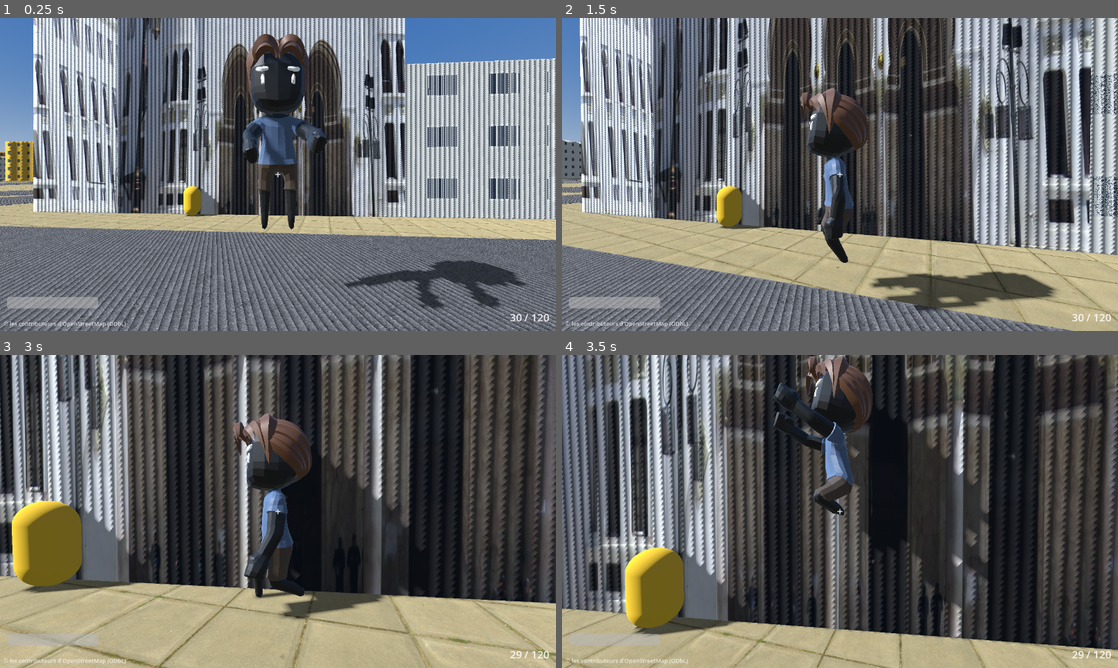
Above: before the commit, frames 1-4 (two rows, left to right).
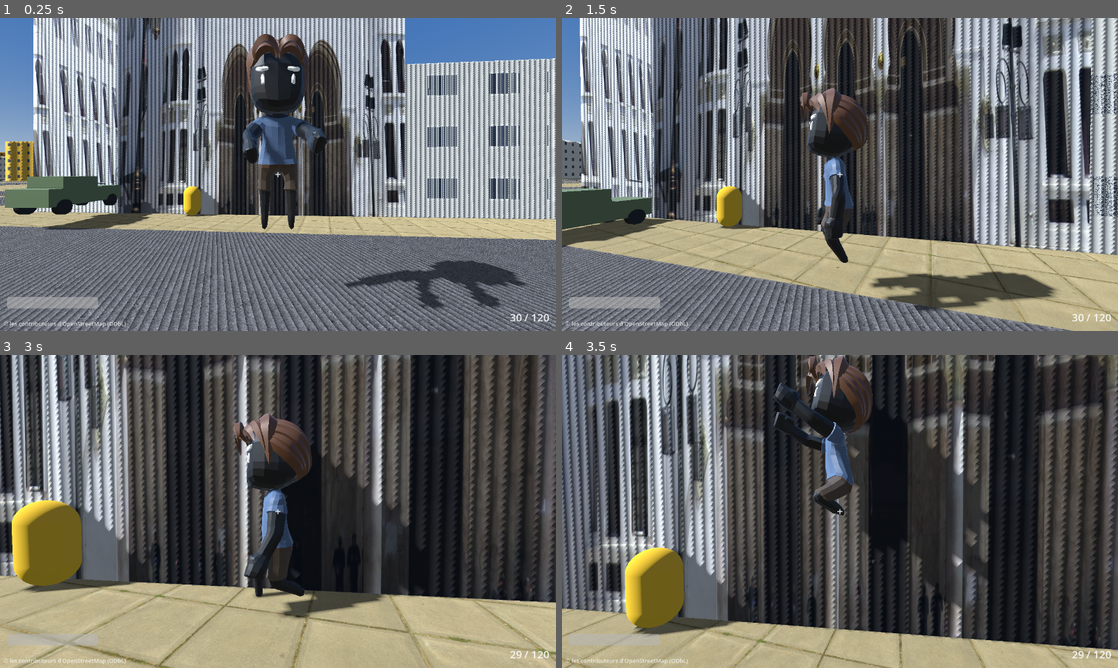
Above: after the commit, the same moments.

Repository: LogixSolutions94/GTDZ
Game: Godot game, scene res://scenes/city_test.tscn
The game is run twice, just before and just after one commit, with the same random seed, the same clock (stepped at 60 frames per second) and the same inputs.
Inputs (mouse positions are in pixels of both pictures, inside the frame that each line leads up to):
- Up to frame 1 (0.25 s): no input
- Up to frame 2 (1.5 s): move the mouse to (867, 174) at 0.52 s; hold E (interact, bound only after the commit) 0.53-1.28 s; hold W (move_forward) from 0.53 s (still down); tap Space (jump) at 0.77, 0.8, 1.07, 1.35 s; move the mouse to (812, 174) at 1.27 s
- Up to frame 3 (3 s): keep holding W (move_forward); tap Space (jump) at 1.52, 1.82, 2.3 s; tap E (interact, bound only after the commit) at 1.55 s; move the mouse to (289, 505) at 2.02 s; hold Right mouse button (aim) 2.03-2.78 s; move the mouse to (272, 517) at 2.77 s; click (272, 517) at 2.85 s
- Up to frame 4 (3.5 s): keep holding W (move_forward); tap Space (jump) at 3.02, 3.32 s; tap E (interact, bound only after the commit) at 3.05 s

The runs differ from the first frame. In frame 1, 2.4% of the frame differs, in the area x 0-29%, y 50-68%; in frame 2, 2.4%; in frame 3, 3.2%, in the area x 0-100%, y 0-100%; in frame 4, 0.2%.

Commit message:
Vehicule conduisible : jeep VehicleBody3D adaptee du template MIT de bukkbeek
- systems/vehicle.gd : conduite (ZQSD, Espace = frein), E pour monter/descendre,
  camera embarquee libre a la souris, sortie sur Marker3D, collision joueur
  neutralisee pendant la conduite. Adapte de bukkbeek/GodotFPS-Template (MIT),
  autoload Global remplace par le groupe player, inputs remappes
- scenes/vehicles/jeep.tscn : jeep low-poly (4 VehicleWheel3D, suspension),
  garee place de la Grande Poste
- Input interact (E physique) ; CREDITS.md : bukkbeek, Kenney, chafmere
- Verifie par capture in-game (jeep posee sur ses roues, zero erreur)

Co-Authored-By: Claude Fable 5 <noreply@anthropic.com>

Diff:
--- a/game/project.godot
+++ b/game/project.godot
@@ -70,6 +70,11 @@
 "events": [Object(InputEventKey,"resource_local_to_scene":false,"resource_name":"","device":-1,"window_id":0,"alt_press …(190 unchanged characters)…
 ]
 }
+interact={
+"deadzone": 0.2,
+"events": [Object(InputEventKey,"resource_local_to_scene":false,"resource_name":"","device":-1,"window_id":0,"alt_pressed":false,"shift_pressed":false,"ctrl_pressed":false,"meta_pressed":false,"pressed":false,"keycode":0,"physical_keycode":69,"key_label":0,"unicode":0,"location":0,"echo":false,"script":null)
+]
+}
 
 [rendering]
 
--- a/game/scenes/city_test.tscn
+++ b/game/scenes/city_test.tscn
@@ -6,6 +6,7 @@
 [ext_resource type="Texture2D" path="res://assets/textures/paving.jpg" id="4_paving"]
 [ext_resource type="PackedScene" path="res://scenes/ui/hud.tscn" id="5_hud"]
 [ext_resource type="PackedScene" path="res://scenes/enemies/target_dummy.tscn" id="6_dummy"]
+[ext_resource type="PackedScene" path="res://scenes/vehicles/jeep.tscn" id="7_jeep"]
 
 [sub_resource type="ProceduralSkyMaterial" id="SkyMat"]
 sky_top_color = Color(0.25, 0.45, 0.72, 1)
@@ -66,6 +67,9 @@
 [node name="Dummy3" parent="." instance=ExtResource("6_dummy")]
 transform = Transform3D(1, 0, 0, 0, 1, 0, 0, 0, 1, 408, 0, 88)
 
+[node name="Jeep" parent="." instance=ExtResource("7_jeep")]
+transform = Transform3D(-0.224, 0, 0.974, 0, 1, 0, -0.974, 0, -0.224, 424, 1, 91)
+
 [node name="HUD" type="CanvasLayer" parent="."]
 
 [node name="OsmCredit" type="Label" parent="HUD"]
--- /dev/null
+++ b/game/scenes/vehicles/jeep.tscn
@@ -0,0 +1,110 @@
+[gd_scene load_steps=9 format=3]
+
+[ext_resource type="Script" path="res://scripts/systems/vehicle.gd" id="1_vehicle"]
+
+[sub_resource type="StandardMaterial3D" id="BodyMat"]
+albedo_color = Color(0.35, 0.42, 0.3, 1)
+roughness = 0.7
+
+[sub_resource type="StandardMaterial3D" id="WheelMat"]
+albedo_color = Color(0.12, 0.12, 0.12, 1)
+roughness = 0.9
+
+[sub_resource type="BoxShape3D" id="ChassisShape"]
+size = Vector3(1.9, 0.9, 4.2)
+
+[sub_resource type="BoxMesh" id="BodyMesh"]
+size = Vector3(1.9, 0.8, 4)
+
+[sub_resource type="BoxMesh" id="CabinMesh"]
+size = Vector3(1.7, 0.6, 1.8)
+
+[sub_resource type="CylinderMesh" id="WheelMesh"]
+top_radius = 0.35
+bottom_radius = 0.35
+height = 0.26
+
+[sub_resource type="BoxShape3D" id="DoorShape"]
+size = Vector3(4.4, 2.2, 5.6)
+
+[node name="Jeep" type="VehicleBody3D"]
+mass = 800.0
+script = ExtResource("1_vehicle")
+
+[node name="CollisionShape3D" type="CollisionShape3D" parent="."]
+transform = Transform3D(1, 0, 0, 0, 1, 0, 0, 0, 1, 0, 0.7, 0)
+shape = SubResource("ChassisShape")
+
+[node name="Body" type="MeshInstance3D" parent="."]
+transform = Transform3D(1, 0, 0, 0, 1, 0, 0, 0, 1, 0, 0.75, 0)
+mesh = SubResource("BodyMesh")
+material_override = SubResource("BodyMat")
+
+[node name="Cabin" type="MeshInstance3D" parent="."]
+transform = Transform3D(1, 0, 0, 0, 1, 0, 0, 0, 1, 0, 1.4, 0.4)
+mesh = SubResource("CabinMesh")
+material_override = SubResource("BodyMat")
+
+[node name="WheelFL" type="VehicleWheel3D" parent="."]
+transform = Transform3D(1, 0, 0, 0, 1, 0, 0, 0, 1, 0.85, 0.45, -1.35)
+use_as_steering = true
+wheel_radius = 0.35
+suspension_travel = 0.2
+suspension_stiffness = 45.0
+
+[node name="Mesh" type="MeshInstance3D" parent="WheelFL"]
+transform = Transform3D(0, -1, 0, 1, 0, 0, 0, 0, 1, 0, 0, 0)
+mesh = SubResource("WheelMesh")
+material_override = SubResource("WheelMat")
+
+[node name="WheelFR" type="VehicleWheel3D" parent="."]
+transform = Transform3D(1, 0, 0, 0, 1, 0, 0, 0, 1, -0.85, 0.45, -1.35)
+use_as_steering = true
+wheel_radius = 0.35
+suspension_travel = 0.2
+suspension_stiffness = 45.0
+
+[node name="Mesh" type="MeshInstance3D" parent="WheelFR"]
+transform = Transform3D(0, -1, 0, 1, 0, 0, 0, 0, 1, 0, 0, 0)
+mesh = SubResource("WheelMesh")
+material_override = SubResource("WheelMat")
+
+[node name="WheelRL" type="VehicleWheel3D" parent="."]
+transform = Transform3D(1, 0, 0, 0, 1, 0, 0, 0, 1, 0.85, 0.45, 1.35)
+use_as_traction = true
+wheel_radius = 0.35
+suspension_travel = 0.2
+suspension_stiffness = 45.0
+
+[node name="Mesh" type="MeshInstance3D" parent="WheelRL"]
+transform = Transform3D(0, -1, 0, 1, 0, 0, 0, 0, 1, 0, 0, 0)
+mesh = SubResource("WheelMesh")
+material_override = SubResource("WheelMat")
+
+[node name="WheelRR" type="VehicleWheel3D" parent="."]
+transform = Transform3D(1, 0, 0, 0, 1, 0, 0, 0, 1, -0.85, 0.45, 1.35)
+use_as_traction = true
+wheel_radius = 0.35
+suspension_travel = 0.2
+suspension_stiffness = 45.0
+
+[node name="Mesh" type="MeshInstance3D" parent="WheelRR"]
+transform = Transform3D(0, -1, 0, 1, 0, 0, 0, 0, 1, 0, 0, 0)
+mesh = SubResource("WheelMesh")
+material_override = SubResource("WheelMat")
+
+[node name="Camera3D" type="Camera3D" parent="."]
+transform = Transform3D(1, 0, 0, 0, 1, 0, 0, 0, 1, 0, 2.2, 5.5)
+far = 600.0
+
+[node name="PlayerExit" type="Marker3D" parent="."]
+transform = Transform3D(1, 0, 0, 0, 1, 0, 0, 0, 1, 1.8, 0.4, 0)
+
+[node name="DoorArea" type="Area3D" parent="."]
+
+[node name="CollisionShape3D" type="CollisionShape3D" parent="DoorArea"]
+transform = Transform3D(1, 0, 0, 0, 1, 0, 0, 0, 1, 0, 1, 0)
+shape = SubResource("DoorShape")
+
+[connection signal="body_entered" from="DoorArea" to="." method="_on_door_area_body_entered"]
+[connection signal="body_exited" from="DoorArea" to="." method="_on_door_area_body_exited"]
--- /dev/null
+++ b/game/scripts/systems/vehicle.gd
@@ -0,0 +1,109 @@
+extends VehicleBody3D
+## Véhicule conduisible : E pour monter/descendre, ZQSD pour conduire,
+## Espace = frein, souris = regard libre.
+## Adapté de resources/vehicle/vehicle.gd du GodotFPS-Template de bukkbeek
+## (MIT, https://github.com/bukkbeek/GodotFPS-Template) pour le TPS GTDZ :
+## autoload Global remplacé par le groupe "player", inputs remappés,
+## collision du joueur neutralisée pendant la conduite.
+
+@export var engine_force_value := 120.0
+@export var brake_strength := 8.0
+@export var steering_limit := 0.45
+@export var steering_speed := 3.0
+@export var camera_sensitivity := 0.003
+@export var camera_pitch_min := -40.0
+@export var camera_pitch_max := 60.0
+
+@onready var camera: Camera3D = $Camera3D
+@onready var player_exit: Marker3D = $PlayerExit
+
+var player_in_range := false
+var is_driving := false
+var _steering_input := 0.0
+var _cam_yaw := 0.0
+var _cam_pitch := 0.0
+var _saved_collision_layer := 0
+
+
+func _unhandled_input(event: InputEvent) -> void:
+	if event.is_action_pressed("interact"):
+		if is_driving:
+			_exit_vehicle()
+		elif player_in_range:
+			_enter_vehicle()
+	elif is_driving and event is InputEventMouseMotion \
+			and Input.mouse_mode == Input.MOUSE_MODE_CAPTURED:
+		_cam_yaw -= event.relative.x * camera_sensitivity
+		_cam_pitch = clampf(_cam_pitch - event.relative.y * camera_sensitivity,
+				deg_to_rad(camera_pitch_min), deg_to_rad(camera_pitch_max))
+
+
+func _physics_process(delta: float) -> void:
+	if not is_driving:
+		return
+	camera.rotation = Vector3(_cam_pitch, _cam_yaw, 0.0)
+
+	var throttle := Input.get_axis("move_back", "move_forward")
+	engine_force = throttle * engine_force_value
+	brake = brake_strength if Input.is_action_pressed("jump") else 0.0
+
+	var target_steer := Input.get_axis("move_right", "move_left") * steering_limit
+	_steering_input = lerpf(_steering_input, target_steer, steering_speed * delta)
+	steering = _steering_input
+
+
+func _get_player() -> Node:
+	return get_tree().get_first_node_in_group("player")
+
+
+func _enter_vehicle() -> void:
+	var player := _get_player()
+	if player == null:
+		return
+	is_driving = true
+	_cam_yaw = 0.0
+	_cam_pitch = 0.0
+
+	player.set_physics_process(false)
+	player.set_process_unhandled_input(false)
+	player.visible = false
+	# Le corps invisible du joueur ne doit pas bloquer le véhicule.
+	_saved_collision_layer = player.collision_layer
+	player.collision_layer = 0
+	player.collision_mask = 0
+
+	camera.make_current()
+	engine_force = 0.0
+	brake = 0.0
+	_steering_input = 0.0
+	steering = 0.0
+
+
+func _exit_vehicle() -> void:
+	var player := _get_player()
+	if player == null:
+		return
+	is_driving = false
+
+	player.global_position = player_exit.global_position
+	player.visible = true
+	player.collision_layer = _saved_collision_layer
+	player.collision_mask = 1
+	player.set_physics_process(true)
+	player.set_process_unhandled_input(true)
+	player.camera.make_current()
+
+	engine_force = 0.0
+	brake = brake_strength
+	_steering_input = 0.0
+	steering = 0.0
+
+
+func _on_door_area_body_entered(body: Node3D) -> void:
+	if body.is_in_group("player"):
+		player_in_range = true
+
+
+func _on_door_area_body_exited(body: Node3D) -> void:
+	if body.is_in_group("player"):
+		player_in_range = false
Not shown: 1 places in game/scenes/city_test.tscn that only renumber resources
Not shown, added: game/scripts/systems/vehicle.gd.uid
Not shown, changed: CREDITS.md
